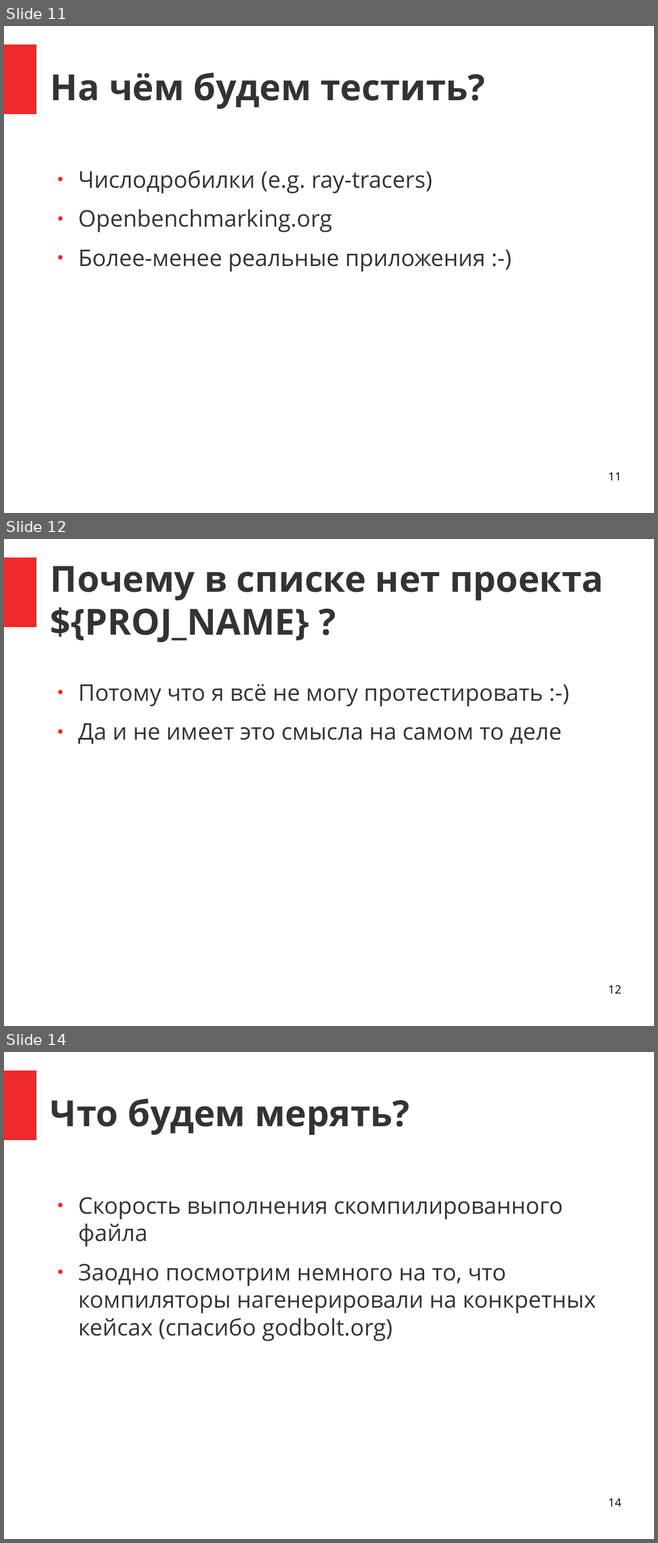
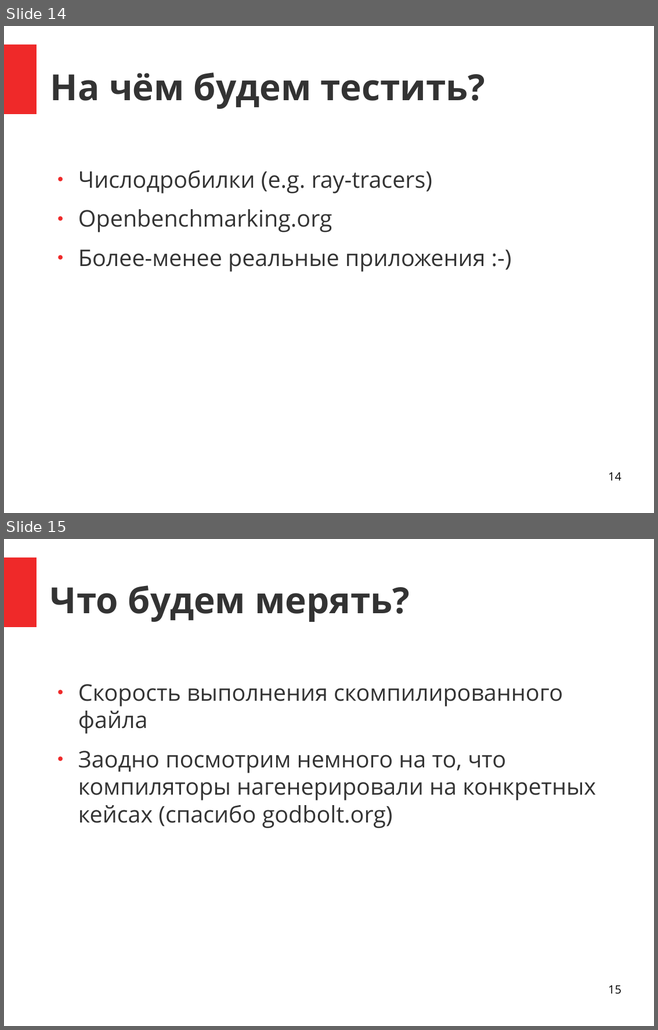
Before and after one commit to zamazan4ik/ConfsANDProps, a slide deck: Conferences/CppNizhniyNovg2017/Compiler benchmark.odp. Shown one above the other, each under a label of ours: slides 11, 12 and 14 before the commit, slides 14 and 15 after it; the slides between them are not shown. The pictures are 658x1543 and 658x1030 pixels, drawn with LibreOffice and Linux fonts; fonts in the diff are those of the drawing. Boxes give left, top, right and bottom in pixels: in the first picture for what was removed or moved away, otherwise in the second. Text is boxed around its words. In the diff, an @@ line names an element or a change of style, - is before the commit and + after.

```diff
--- a/Conferences/CppNizhniyNovg2017/Compiler benchmark.odp
+++ b/Conferences/CppNizhniyNovg2017/Compiler benchmark.odp
@@ slide 12 removed at [4, 539, 654, 1026], background #FFFFFF; not listed: 1 template element that a slide beside it also shows @@
@@ title removed at [50, 566, 603, 642] @@
-Почему в списке нет проекта ${PROJ_NAME} ?
@@ text removed at [78, 684, 561, 744] @@
-● Потому что я всё не могу протестировать :-)
-● Да и не имеет это смысла на самом то деле
@@ page number removed at [608, 985, 621, 994] @@
-12
@@ what was slide 11 is now slide 14 @@
@@ page number at [608, 472, 621, 481]: text changed @@
-11
+14
@@ what was slide 14 is now slide 15 @@
@@ page number at [608, 986, 621, 994]: text changed @@
-14
+15
```
Also in this commit, not shown: 4 slides changed, 20 slides added, 5 other slides removed, 1 other file.
